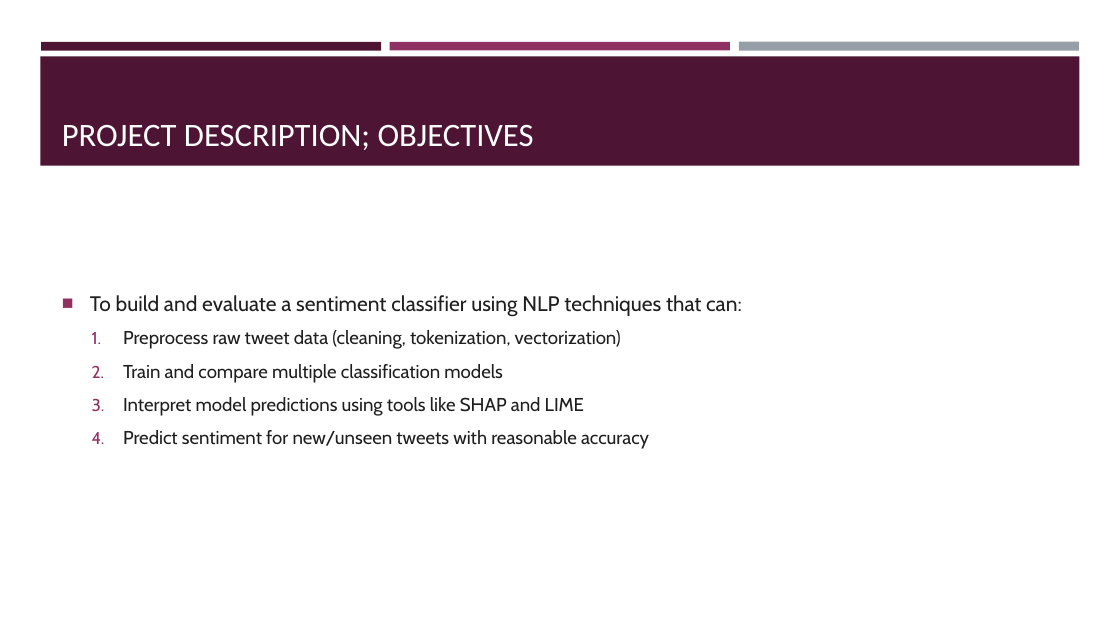
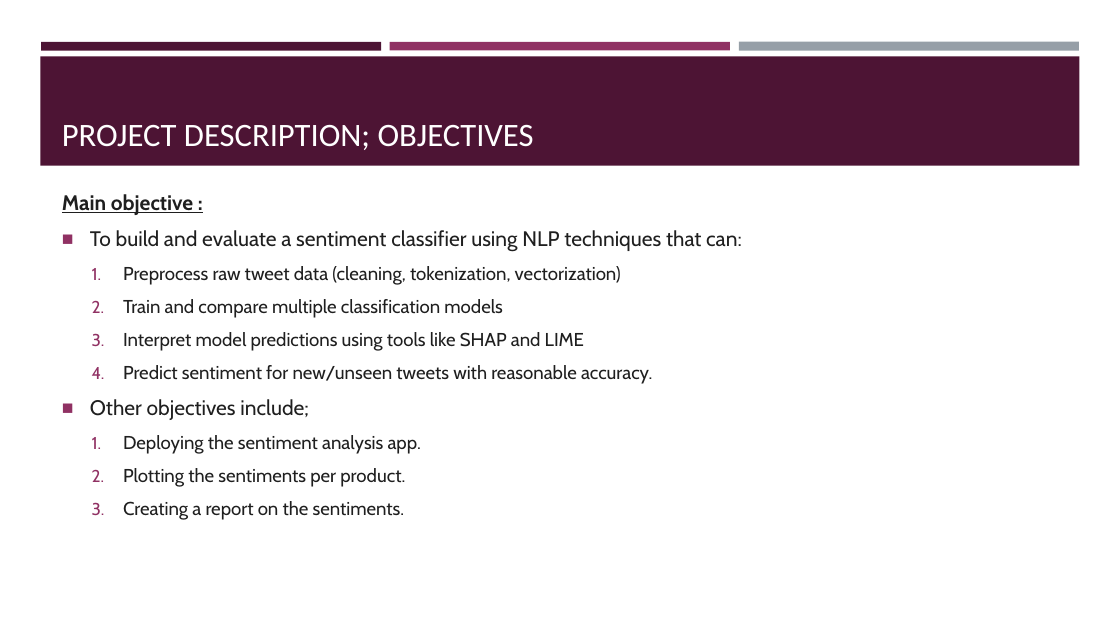
Before and after one commit to Godfrey-249/Phase-4-Group-2--NLP-Project, a slide deck: slide 3 of TWITTER SENTIMENTS ANALYSIS.pptx. Drawn at 1120x630 pixels with LibreOffice and Linux fonts; fonts in the diff are those of the drawing. Boxes give left, top, right and bottom in pixels: in the first picture for what was removed or moved away, otherwise in the second. Text is boxed around its words. In the diff, an @@ line names an element or a change of style, - is before the commit and + after.

```diff
--- a/TWITTER SENTIMENTS ANALYSIS.pptx
+++ b/TWITTER SENTIMENTS ANALYSIS.pptx
@@ text at (62,194,193,215): paragraph added @@
+Main objective :
@@ text at (90,365,652,520): text changed @@
-  4. Predict sentiment for new/unseen tweets with reasonable accuracy
+  4. Predict sentiment for new/unseen tweets with reasonable accuracy.
+■ Other objectives include;
+  1. Deploying the sentiment analysis app.
+  2. Plotting the sentiments per product.
+  3. Creating a report on the sentiments.
```
Also in this commit, not shown: 7 other slides changed, 5 other files.
